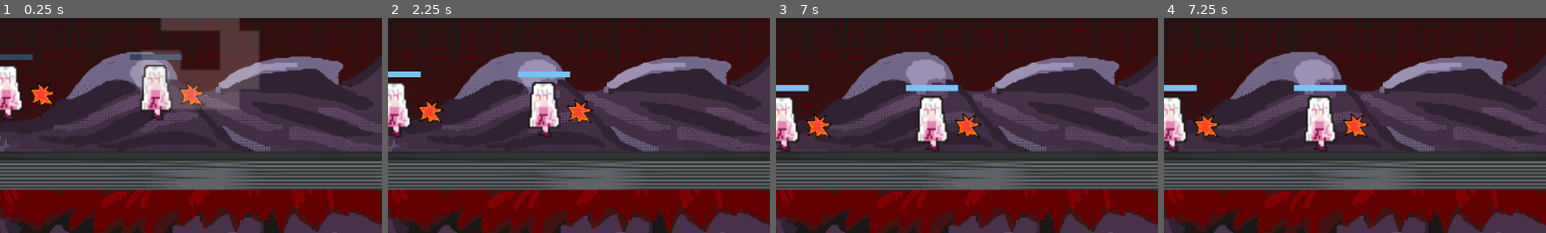
Above: before the commit, frames 1-4 (left to right).
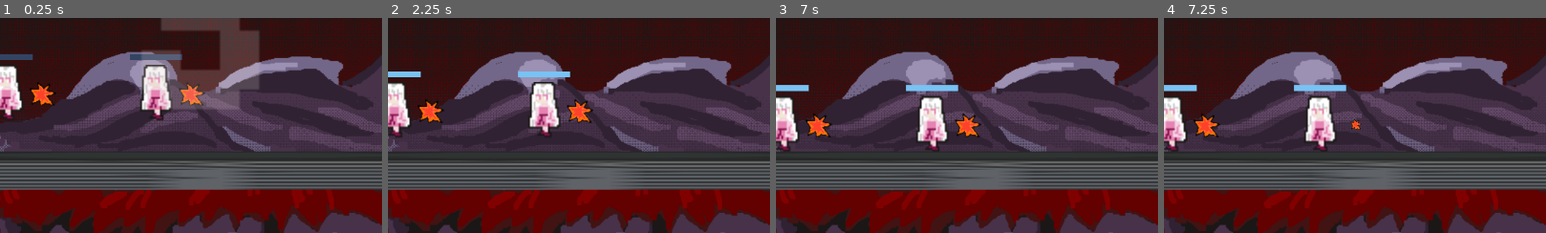
Above: after the commit, the same moments.

Repository: SakuragamaRykii/globaljam26
Game: Godot game, scene res://scenes/main_scene.tscn
Two runs of this game, one before a commit and one after it. Both use one fixed random seed, a clock stepped at 60 frames per second and the inputs below.
Inputs:
- Up to frame 1 (0.25 s): no input
- Up to frame 2 (2.25 s): no input
- Up to frame 3 (7 s): tap Enter at 2.75, 4.25, 5.75 s; tap Space at 3.5, 5, 6.5 s
- Up to frame 4 (7.25 s): no input
The pictures show only the part of the screen within x 22-72%, y 38-88%; the shares and areas given below are measured in that part.

Frames 1-3 are identical in both runs. In frame 4, 0.4% of the frame differs, in the area x 46-54%, y 44-56%.

Commit message:
fix bug from current_hp ratio change when changing masks

Diff:
--- a/entities/mask_drops/mage_drop.gd
+++ b/entities/mask_drops/mage_drop.gd
@@ -2,3 +2,7 @@
 
 func _ready() -> void:
 	mask = get_parent().get_node("MageMask")
+	if !mask:
+		var instance = mask_backup_scene.instantiate()
+		mask = instance
+		get_tree().root.add_child(mask)
--- a/entities/mask_drops/mage_drop.tscn
+++ b/entities/mask_drops/mage_drop.tscn
@@ -1,7 +1,8 @@
-[gd_scene load_steps=5 format=3 uid="uid://d6xidbfeihie"]
+[gd_scene load_steps=6 format=3 uid="uid://d6xidbfeihie"]
 
 [ext_resource type="Script" path="res://entities/mask_drops/mage_drop.gd" id="1_4tm1g"]
 [ext_resource type="Texture2D" uid="uid://cs0k1yabxoifm" path="res://entities/mask_drops/Enemy Type B1.png" id="1_qoh72"]
+[ext_resource type="PackedScene" uid="uid://bjlyc75d18x4y" path="res://masks/mage/mage_mask.tscn" id="2_p3n8d"]
 
 [sub_resource type="RectangleShape2D" id="RectangleShape2D_6dr6y"]
 size = Vector2(52, 125)
@@ -12,6 +13,7 @@
 [node name="MageDrop" type="Area2D"]
 collision_mask = 4
 script = ExtResource("1_4tm1g")
+mask_backup_scene = ExtResource("2_p3n8d")
 
 [node name="Sprite2D" type="Sprite2D" parent="."]
 position = Vector2(2, -113)
--- a/entities/mask_drops/mask_drop.gd
+++ b/entities/mask_drops/mask_drop.gd
@@ -1,6 +1,8 @@
 class_name MaskDrop extends Area2D
 
 var mask: Mask
+
+@export var mask_backup_scene: PackedScene
 # Called when the node enters the scene tree for the first time.
 func _ready() -> void:
 	pass # Replace with function body.
--- a/entities/player.gd
+++ b/entities/player.gd
@@ -1,21 +1,22 @@
 class_name Player extends CharacterBody2D
 
+var DEFAULT_CONTROLS : Mask
 @onready var hitbox := $Hitbox
-@onready var DEFAULT_CONTROLS : Mask = $DefaultControls
 @onready var block_zone := $BlockZone
 
 @export var player_id : String #need function to set this automatically for multiplayer
-
+#HOLY FUCK I FELL ASLEEP
 var current_mask: Mask
 
 var current_hp: int
 var dead : bool = false
 signal death
 
-@onready var root = get_tree().root
+@onready var root = get_tree().root.get_child(1)
 
 func _ready() -> void:
-	current_mask = DEFAULT_CONTROLS
+	if (!DEFAULT_CONTROLS): DEFAULT_CONTROLS = $DefaultControls
+	set_current_mask(DEFAULT_CONTROLS)
 	current_hp = current_mask.player_stats.max_hp
 	dead = false
 
@@ -23,7 +24,7 @@
 	if new_mask == current_mask: return
 	var hp_ratio = 1
 	if current_mask:
-		hp_ratio = current_hp/current_mask.player_stats.max_hp
+		hp_ratio = float(current_hp)/float(current_mask.player_stats.max_hp)
 		remove_child(current_mask)
 		root.call_deferred("add_child", current_mask)
 	current_mask = new_mask
@@ -31,6 +32,7 @@
 	current_mask.reparent(self)
 	current_mask.position = Vector2.ZERO
 	current_hp = current_mask.player_stats.max_hp * hp_ratio
+	print("new hp : ", current_hp)
 
 func _physics_process(delta: float) -> void:
 	if !dead:
@@ -86,5 +88,4 @@
 	set_physics_process(true)
 	velocity = Vector2.ZERO
 	block_zone.reset()
-	set_current_mask(DEFAULT_CONTROLS)
 	_ready()
--- a/entities/player_base.tscn
+++ b/entities/player_base.tscn
@@ -19,7 +19,7 @@
 
 [node name="PlayerBase" type="CharacterBody2D" groups=["pausable"]]
 collision_layer = 4
-collision_mask = 7
+collision_mask = 6
 script = ExtResource("1_cwb64")
 
 [node name="Sprite" type="Sprite2D" parent="."]
--- a/masks/mage/mage_mask.gd
+++ b/masks/mage/mage_mask.gd
@@ -14,7 +14,7 @@
 		bullet.velocity = Vector2(bullet.bullet_speed, 0).rotated(rotation)
 		bullet.damage = player_stats.attack_damage
 		bullet.knockback = player_stats.knockback_ratio
-		owner.add_child(bullet)
+		get_parent().get_parent().add_child(bullet)
 		can_attack = false
 		attack_cd.start()
 
--- a/masks/player_stats/mage.tres
+++ b/masks/player_stats/mage.tres
@@ -6,6 +6,6 @@
 script = ExtResource("1_qinlp")
 speed = 200.0
 jump_velocity = -600.0
-max_hp = 100
+max_hp = 120
 attack_damage = 18
 knockback_ratio = 0.05
--- a/scenes/battle_scene.gd
+++ b/scenes/battle_scene.gd
@@ -1,10 +1,18 @@
 extends Node2D
+
+const DROP_SPAWN_Y_POS = 500
 
 @export var arena_start_pos: Vector2
 @export var arena_end_pos : Vector2
 
+@export var drops_available: Array[PackedScene]
+
 @onready var anim : AnimationPlayer = $AnimationPlayer
 @onready var pause_menu: Control = $SceneUI/PauseMenu
+@onready var drop_spawn_cooldown: Timer = $DropSpawnCD
+
+var drop_spawn_index : int = 0
+var drop_spawn_times : Array[float] = [5., 3., 12]
 
 var alive_players : Array[Player] = []
 
@@ -14,6 +22,8 @@
 signal unpause
 
 const ROUND_FINISH_TEXT : Array[String] = ["SPLENDID", "SENSATIONAL", "THIRST FOR BLOOD", "MASSACRE"]
+
+
 
 func _ready() -> void:
 	var player_scene = load("res://entities/player_base.tscn")
@@ -39,10 +49,17 @@
 	for player in alive_players:
 		player.respawn()
 
+	drop_spawn_cooldown.start()
+
 # i wonder how many yap comments im gonna have left on this project by the time im done
 
 func reset():
 	print("next round")
+	var children = get_children()
+	drop_spawn_index = 0
+	for drop in children:
+		if drop is MaskDrop:
+			drop.queue_free()
 	$SceneUI/RoundFinish.visible = false
 	$SceneUI/RoundFinish.scale = Vector2.ONE
 	alive_players = []
@@ -67,7 +84,7 @@
 	for player in alive_players:
 		player.respawn()
 	round_finished = false
-
+	drop_spawn_cooldown.start(drop_spawn_times[0])
 # add round start countdown
 
 func eliminate(player: Player):
@@ -127,16 +144,35 @@
 
 func quit_game():print("quit")
 
+
+func random_drop():
+	var random_x : float = randf_range(arena_start_pos.x, arena_end_pos.x)
+	var random_drop_index : int = randi_range(0, drops_available.size()-1)
+
+	var instance = drops_available[random_drop_index].instantiate()
+	add_child(instance)
+	instance.global_position = Vector2(random_x, DROP_SPAWN_Y_POS)
+
+
+
 func _on_legal_area_body_exited(body: Node2D) -> void:
 	if body is Player and !pause_menu.visible:
 		print("off map")
 		body.die()
 
-
-
 func _on_resume_pressed() -> void:
 	pause_menu.visible = false
 	resume_game()
 
+
+
+
 func _on_quit_pressed() -> void:
 	quit_game()
+
+
+func _on_drop_spawn_cd_timeout() -> void:
+	random_drop()
+	if drop_spawn_index < 2:
+		drop_spawn_index += 1
+	drop_spawn_cooldown.start(drop_spawn_times[drop_spawn_index])
--- a/scenes/main_scene.tscn
+++ b/scenes/main_scene.tscn
@@ -132,6 +132,7 @@
 script = ExtResource("1_3k1xk")
 arena_start_pos = Vector2(300, 400)
 arena_end_pos = Vector2(800, 400)
+drops_available = Array[PackedScene]([ExtResource("6_f6gue")])
 
 [node name="TempBackground" type="Sprite2D" parent="."]
 position = Vector2(633, 359)
@@ -151,13 +152,15 @@
 shape = SubResource("RectangleShape2D_pd3po")
 
 [node name="Label" type="Label" parent="."]
-offset_left = -44.0
-offset_top = -147.0
-offset_right = 1275.0
-offset_bottom = -8.0
+offset_left = -47.0
+offset_top = -308.0
+offset_right = 1272.0
+offset_bottom = -5.0
 theme_override_fonts/font = ExtResource("4_wem6k")
 theme_override_font_sizes/font_size = 82
-text = "OOOOK FINALLY I THINK I CAN MOVE ON TO MASKS"
+text = "holy fuck i was doomscolling this entire time
+
+i think i gotta go sleep bro i aint built for this"
 
 [node name="SceneUI" type="CanvasLayer" parent="."]
 
@@ -285,6 +288,10 @@
 [node name="MageDrop" parent="." instance=ExtResource("6_f6gue")]
 position = Vector2(1089, 500)
 
+[node name="DropSpawnCD" type="Timer" parent="."]
+wait_time = 5.0
+
 [connection signal="body_exited" from="LegalArea" to="." method="_on_legal_area_body_exited"]
 [connection signal="pressed" from="SceneUI/PauseMenu/VBoxContainer/Resume" to="." method="_on_resume_pressed"]
 [connection signal="pressed" from="SceneUI/PauseMenu/VBoxContainer/Quit" to="." method="_on_quit_pressed"]
+[connection signal="timeout" from="DropSpawnCD" to="." method="_on_drop_spawn_cd_timeout"]
Binary file added: masks/assets/masks/as items/m_01.png
Binary file added: masks/assets/masks/as items/m_02.png
Binary file added: masks/assets/masks/as items/m_03.png
Binary file added: masks/assets/masks/as items/m_04.png
Binary file added: masks/assets/masks/as items/m_05.png
Binary file added: masks/assets/masks/as items/m_06.png
Binary file added: masks/assets/masks/on chara/m_01.png
Binary file added: masks/assets/masks/on chara/m_02.png
Binary file added: masks/assets/masks/on chara/m_03.png
Binary file added: masks/assets/masks/on chara/m_04.png
Binary file added: masks/assets/masks/on chara/m_05.png
Binary file added: masks/assets/masks/on chara/m_06.png
(and 1 more such lines)
